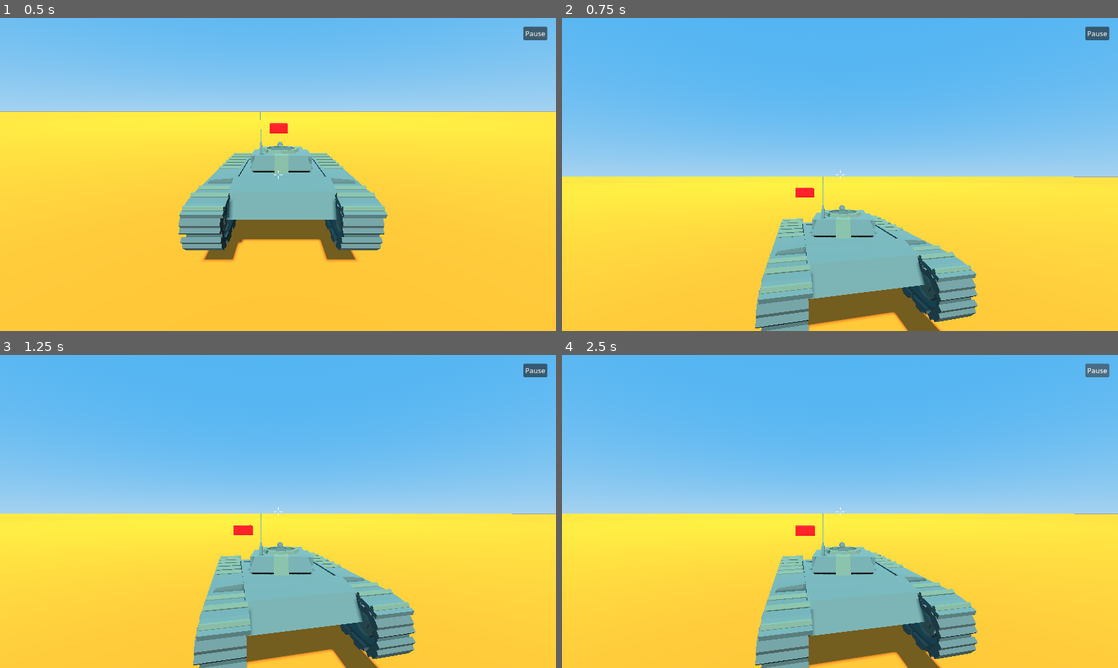
Above: before the commit, frames 1-4 (two rows, left to right).
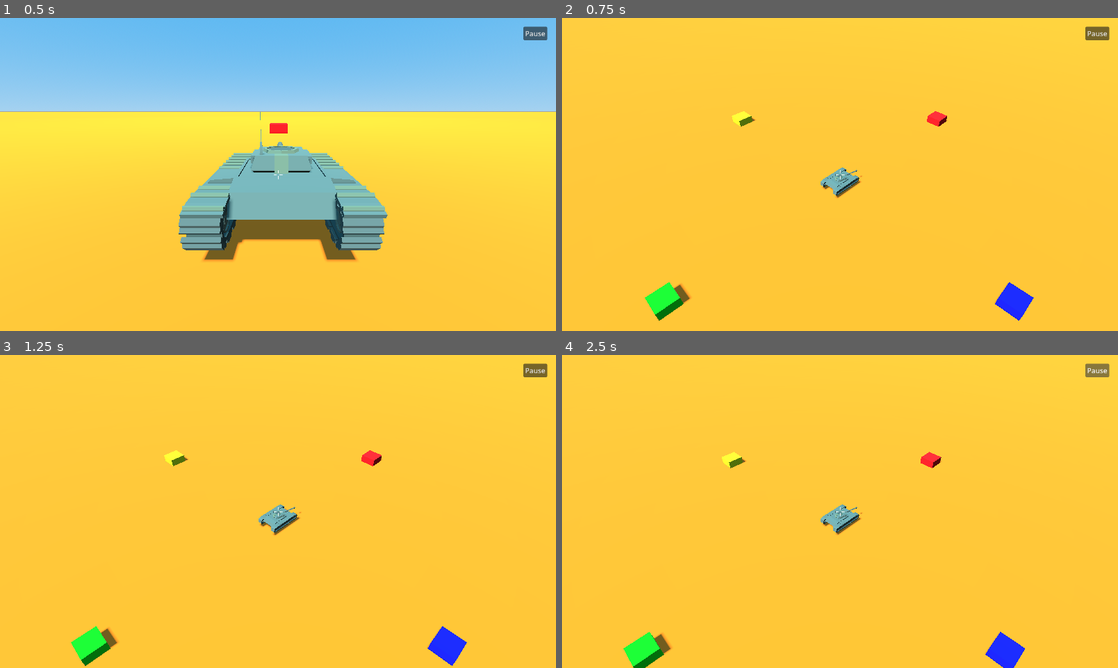
Above: after the commit, the same moments.

Repository: LeanEntropy/playdreams_code_templates
Game: Godot game, scene res://main.tscn
The game is run twice, just before and just after one commit, with the same random seed, the same clock (stepped at 60 frames per second) and the same inputs.
Inputs (mouse positions are in pixels of both pictures, inside the frame that each line leads up to):
- Up to frame 1 (0.5 s): no input
- Up to frame 2 (0.75 s): tap Enter at 0.5 s; move the mouse to (867, 174) at 0.52 s; hold W (forward) from 0.53 s (still down); hold C (switch_camera) from 0.53 s (still down)
- Up to frame 3 (1.25 s): keep holding W (forward); keep holding C (switch_camera)
- Up to frame 4 (2.5 s): release W (forward) at 1.25 s; release C (switch_camera) at 1.25 s; click "Pause" at 1.25 s; click "Resume" at 2 s

Frame 1 is identical in both runs. In frame 2, 76% of the frame differs, in the area x 0-100%, y 0-100%; in frame 3, 76%; in frame 4, 76%.

Commit message:
feat: faster tank, 1s fire rate, isometric camera toggle
- Increase forward speed 10 -> 18, reverse 4 -> 8
- Reduce fire rate cooldown 2s -> 1s (one shot per second)
- Add isometric camera with fixed overhead angle that follows
  the tank without rotating the scene. Press C to toggle
  between turret cam and isometric view.

Co-Authored-By: Claude Opus 4.6 <noreply@anthropic.com>

Diff:
--- a/tanks-3d/code/tank_controller.gd
+++ b/tanks-3d/code/tank_controller.gd
@@ -3,14 +3,16 @@
 ## Tank controller with hull movement, independent turret, terrain following,
 ## and turret-following camera. Attach directly to the Player CharacterBody3D.
 ##
-## Camera is parented to the Turret node and auto-follows turret rotation.
-## Barrel pitch is mirrored to camera pitch so the barrel tip stays at crosshair.
+## Two cameras: TankCamera (3rd person behind turret) and IsometricCamera
+## (fixed-angle overhead). Press C to switch between them.
 
 signal health_changed(current: int, max_health: int)
 
+enum CameraView { TURRET, ISOMETRIC }
+
 @export_group("Movement")
-@export var forward_speed: float = 10.0
-@export var reverse_speed: float = 4.0
+@export var forward_speed: float = 18.0
+@export var reverse_speed: float = 8.0
 @export var hull_turn_speed: float = 2.0
 @export var acceleration: float = 4.0
 @export var deceleration: float = 6.0
@@ -23,6 +25,11 @@
 @export var barrel_pitch_min: float = -12.0
 @export var barrel_pitch_max: float = 30.0
 
+@export_group("Isometric Camera")
+@export var iso_height: float = 25.0
+@export var iso_distance: float = 20.0
+@export var iso_angle: float = -45.0  # Pitch in degrees
+
 @export_group("Terrain")
 @export var terrain_follow_enabled: bool = true
 @export var terrain_raycast_length: float = 2.0
@@ -36,7 +43,11 @@
 var _turret: Node3D
 var _barrel_pivot: Node3D
 var _tank_hull: Node3D
-var _camera: Camera3D
+var _tank_camera: Camera3D
+var _iso_camera: Camera3D
+
+# Camera state
+var _active_view: CameraView = CameraView.TURRET
 
 # Turret state
 var _turret_yaw: float = 0.0
@@ -54,14 +65,20 @@
 	_turret = get_node_or_null("PlayerTank/Turret")
 	_barrel_pivot = get_node_or_null("PlayerTank/Turret/BarrelPivot")
 	_tank_hull = get_node_or_null("PlayerTank/TankHull")
-	_camera = get_node_or_null("PlayerTank/Turret/TankCamera") as Camera3D
+	_tank_camera = get_node_or_null("PlayerTank/Turret/TankCamera") as Camera3D
 
 	if _turret:
 		_turret_yaw = _turret.rotation.y
 		_turret_target_yaw = _turret_yaw
 
-	if _camera:
-		_camera.make_current()
+	# Create isometric camera as child of scene root (not player, so it won't rotate)
+	_iso_camera = Camera3D.new()
+	_iso_camera.name = "IsometricCamera"
+	_iso_camera.fov = 50.0
+	get_tree().root.call_deferred("add_child", _iso_camera)
+
+	if _tank_camera:
+		_tank_camera.make_current()
 
 	Input.set_mouse_mode(Input.MOUSE_MODE_CAPTURED)
 
@@ -88,6 +105,11 @@
 
 
 func _unhandled_input(event: InputEvent) -> void:
+	# Camera toggle (C key)
+	if event.is_action_pressed("switch_camera"):
+		_toggle_camera()
+		return
+
 	if event is InputEventMouseMotion and Input.get_mouse_mode() == Input.MOUSE_MODE_CAPTURED:
 		# Mouse X -> turret yaw target
 		_turret_target_yaw -= event.relative.x * mouse_sensitivity
@@ -101,11 +123,11 @@
 			# Rotate around Z axis because barrel extends in -X direction
 			_barrel_pivot.rotation.z = -_barrel_pitch
 
-		# Camera pitch follows barrel pitch so barrel tip stays at crosshair
-		if _camera:
+		# Camera pitch follows barrel pitch (turret camera only)
+		if _tank_camera:
 			var cam_pitch: float = rad_to_deg(_barrel_pitch)
 			cam_pitch = clampf(cam_pitch, -15.0, 60.0)
-			_camera.rotation_degrees.x = cam_pitch
+			_tank_camera.rotation_degrees.x = cam_pitch
 
 	# ESC to toggle mouse capture
 	if event.is_action_pressed("ui_cancel"):
@@ -115,6 +137,17 @@
 			Input.set_mouse_mode(Input.MOUSE_MODE_CAPTURED)
 
 
+func _toggle_camera() -> void:
+	if _active_view == CameraView.TURRET:
+		_active_view = CameraView.ISOMETRIC
+		if _iso_camera:
+			_iso_camera.make_current()
+	else:
+		_active_view = CameraView.TURRET
+		if _tank_camera:
+			_tank_camera.make_current()
+
+
 func _physics_process(delta: float) -> void:
 	# Gravity
 	if not is_on_floor():
@@ -150,6 +183,9 @@
 	# Turret rotation with speed limit
 	_update_turret(delta)
 
+	# Update isometric camera position (follows player, fixed angle)
+	_update_iso_camera()
+
 
 func _update_turret(delta: float) -> void:
 	if not _turret:
@@ -161,6 +197,16 @@
 		_turret_yaw = _turret_target_yaw
 
 	_turret.rotation.y = _turret_yaw
+
+
+func _update_iso_camera() -> void:
+	if not _iso_camera or not is_instance_valid(_iso_camera):
+		return
+
+	# Fixed offset behind and above the player (world-space, never rotates)
+	var target_pos: Vector3 = global_position + Vector3(iso_distance, iso_height, iso_distance)
+	_iso_camera.global_position = target_pos
+	_iso_camera.look_at(global_position + Vector3(0, 1.0, 0))
 
 
 func _apply_terrain_rotation(delta: float, preserve_y: float) -> void:
--- a/tanks-3d/game_config.cfg
+++ b/tanks-3d/game_config.cfg
@@ -13,8 +13,8 @@
 
 [tank]
 camera_mode="chase"
-forward_speed=10.0
-reverse_speed=4.0
+forward_speed=18.0
+reverse_speed=8.0
 hull_turn_speed=2.0
 acceleration=4.0
 deceleration=6.0
@@ -31,7 +31,7 @@
 fov=75.0
 
 [shooting]
-fire_rate=2.0
+fire_rate=1.0
 projectile_speed=55.0
 projectile_gravity_scale=0.1
 screen_shake_enabled=true
